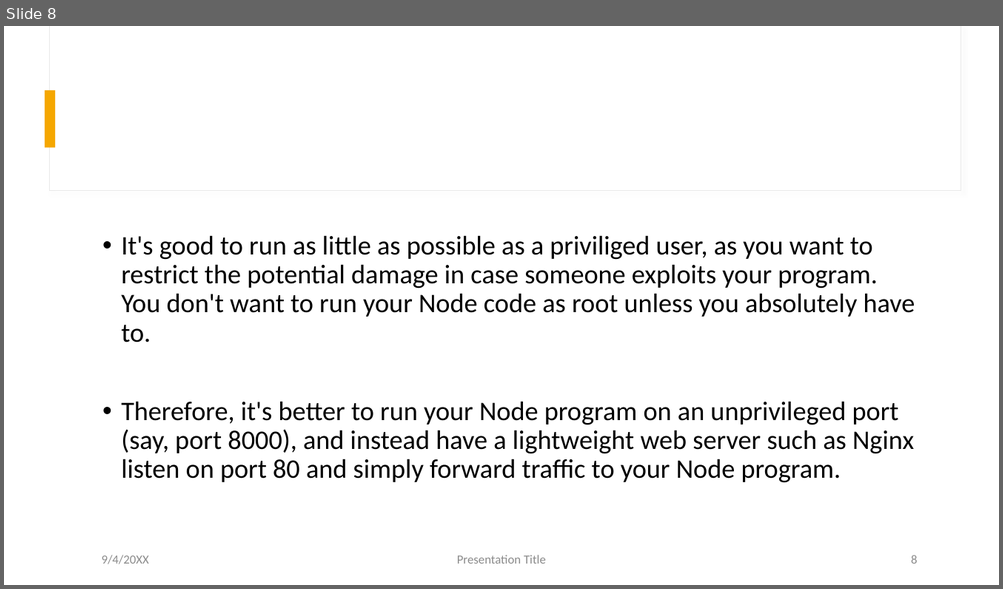
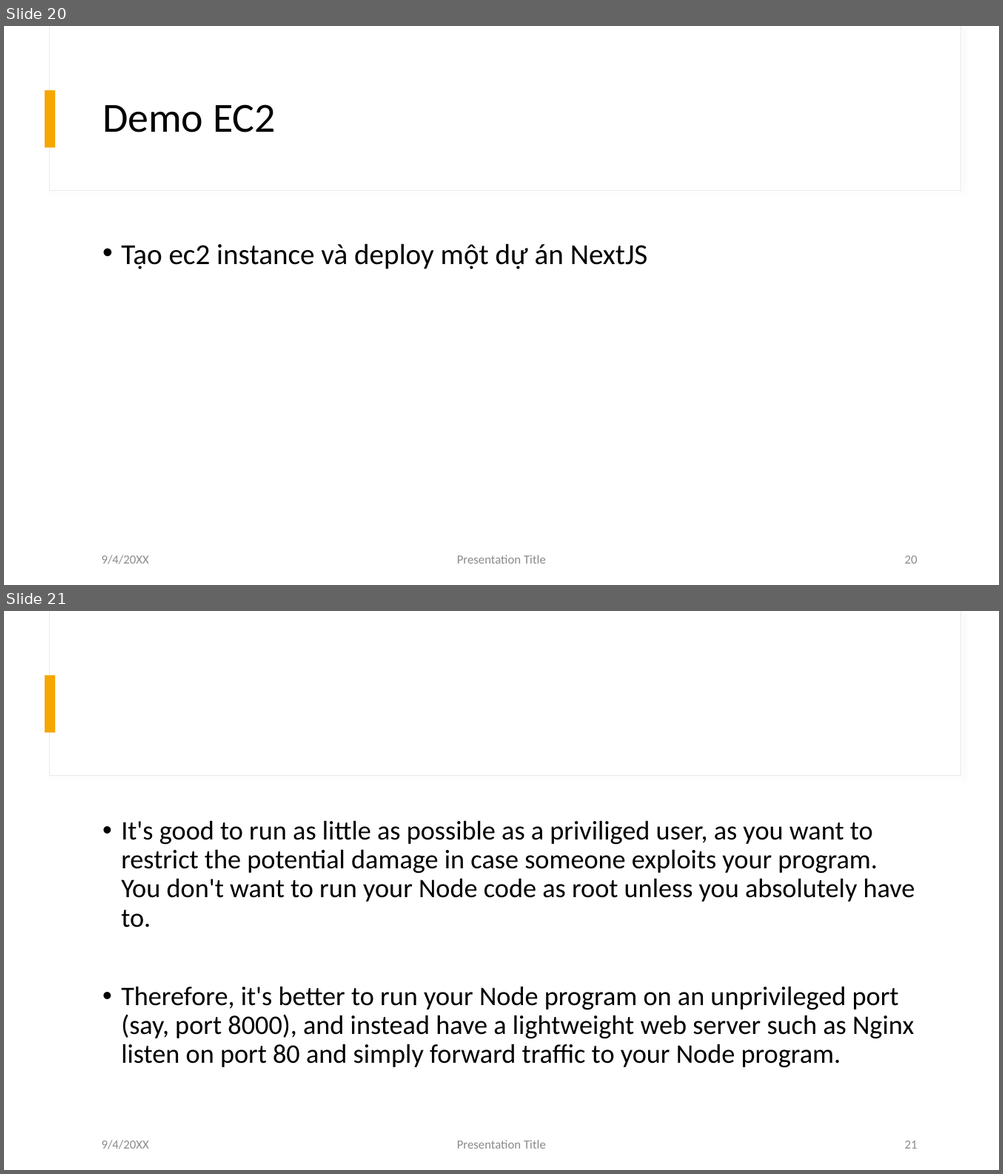
Before and after one commit to uzuhinta/aws_learning-resource, a slide deck: doc/EC2.pptx. Shown one above the other, each under a label of ours: slide 8 before the commit, slides 20 and 21 after it. The pictures are 1003x589 and 1003x1174 pixels, drawn with LibreOffice and Linux fonts; fonts in the diff are those of the drawing. Boxes give left, top, right and bottom in pixels: in the first picture for what was removed or moved away, otherwise in the second. Text is boxed around its words. In the diff, an @@ line names an element or a change of style, - is before the commit and + after.

```diff
--- a/doc/EC2.pptx
+++ b/doc/EC2.pptx
@@ slide 20 added at <box>4,26,999,585</box>, background #FFFFFF; not listed: 2 template elements that a slide beside it also shows @@
@@ title added at <box>102,104,276,133</box>, 40 pt, text #000000 @@
+Demo EC2
@@ text added at <box>121,244,648,269</box>, 28 pt, text #000000 @@
+• Tạo ec2 instance và deploy một dự án NextJS
@@ text added at <box>102,555,149,565</box>, 12 pt, text #8C8C8C @@
+9/4/20XX
@@ text added at <box>457,555,546,564</box>, 12 pt, text #8C8C8C @@
+Presentation Title
@@ page number added at <box>905,556,917,564</box>, 12 pt, text #8C8C8C @@
+20
@@ what was slide 8 is now slide 21 @@
@@ page number at <box>905,1141,917,1149</box>: text changed @@
-8
+21
```
Also in this commit, not shown: 6 slides changed, 15 other slides added, 3 slides removed, 5 other files.
